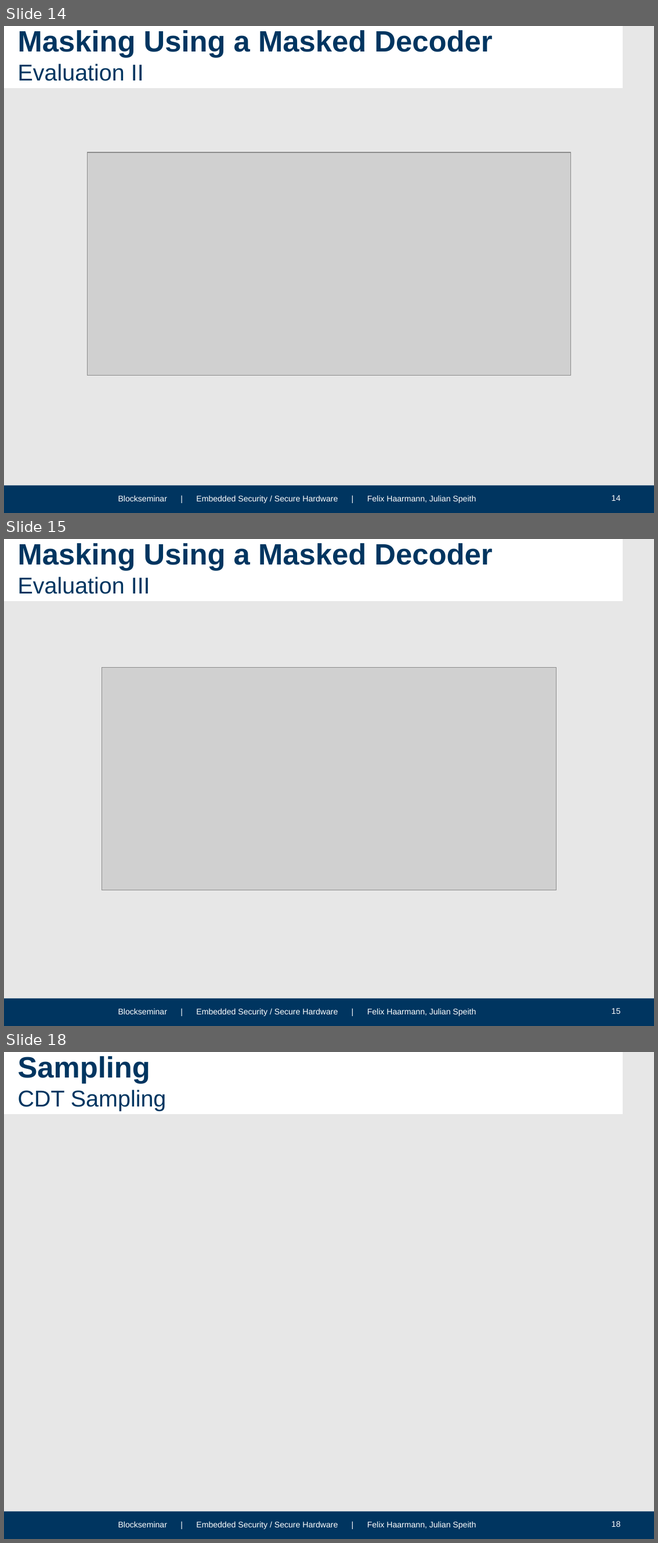
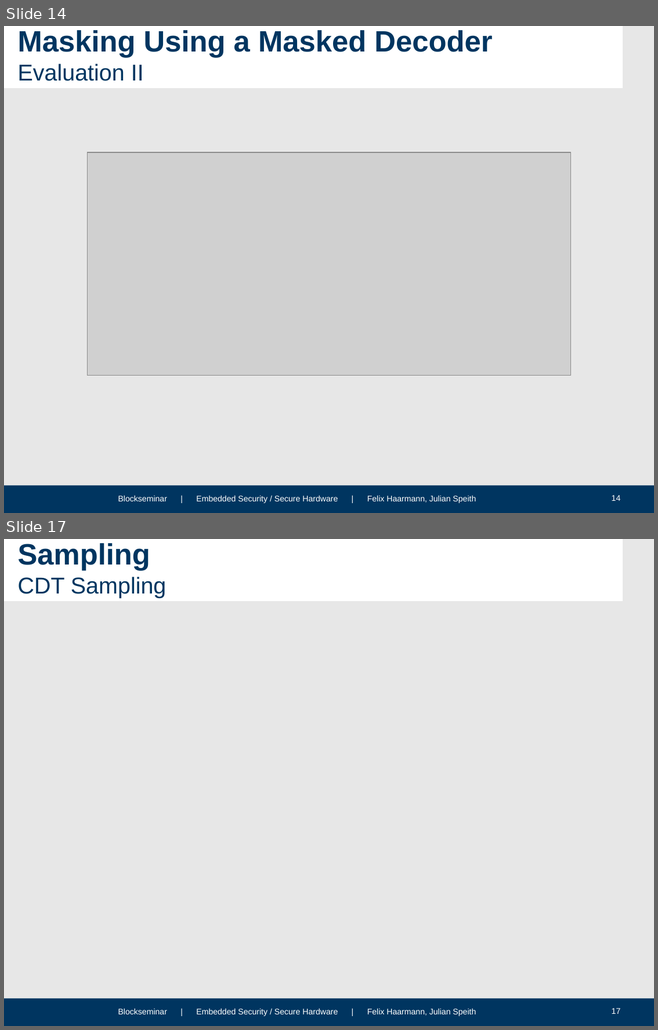
Before and after one commit to HFelixA/emsecseminar, a slide deck: presentation/Julian.pptx. Shown one above the other, each under a label of ours: slides 14, 15 and 18 before the commit, slides 14 and 17 after it; the slides between them are not shown. The pictures are 658x1543 and 658x1030 pixels, drawn with LibreOffice and Linux fonts; fonts in the diff are those of the drawing; grey boxes stand for pictures; background and template pictures are left out. Boxes give left, top, right and bottom in pixels: in the first picture for what was removed or moved away, otherwise in the second. Text is boxed around its words. In the diff, an @@ line names an element or a change of style, - is before the commit and + after.

```diff
--- a/presentation/Julian.pptx
+++ b/presentation/Julian.pptx
@@ slide 15 removed at box(4, 539, 654, 1026), background #E7E7E7; not listed: 4 template elements that a slide beside it also shows @@
@@ title removed at box(18, 543, 492, 594) @@
-Masking Using a Masked Decoder
-Evaluation III
@@ picture removed at box(102, 668, 556, 890) @@
@@ what was slide 18 is now slide 17 @@
@@ page number at box(611, 1008, 621, 1014): text changed @@
-18
+17
```
Also in this commit, not shown: 5 slides changed, 1 other file.
